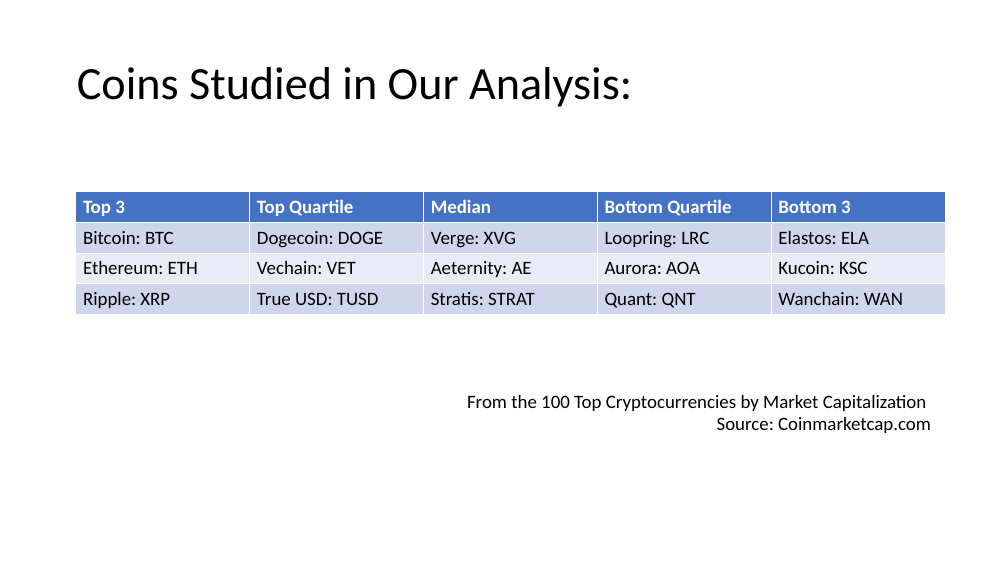
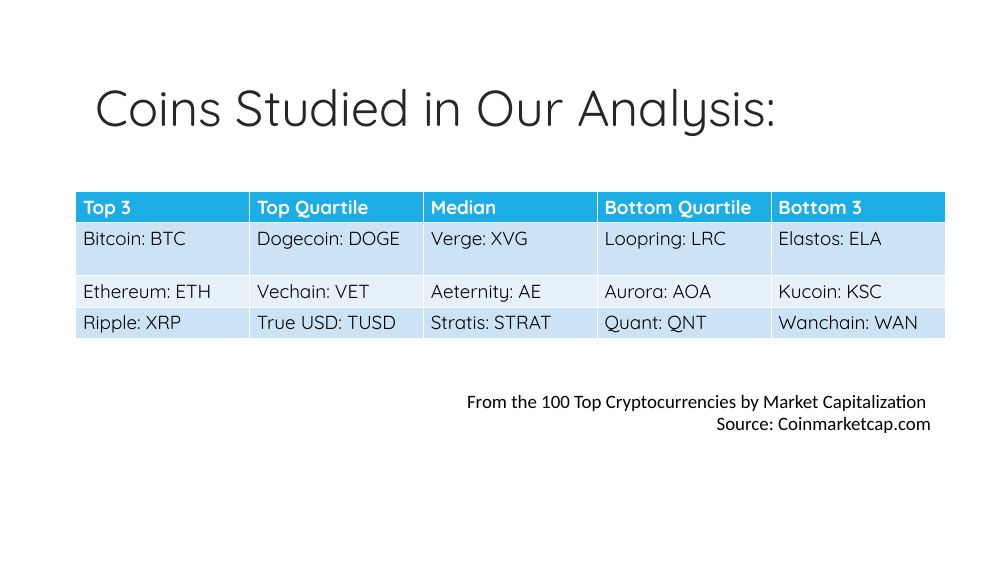
Before and after one commit to kevzha/CryptoAnalysis, a slide deck: slide 4 of Crypto Presentation.ppt. Drawn at 1008x567 pixels with LibreOffice and Linux fonts; fonts in the diff are those of the drawing; background and template pictures are left out. Boxes give left, top, right and bottom in pixels: in the first picture for what was removed or moved away, otherwise in the second. Text is boxed around its words. In the diff, an @@ line names an element or a change of style, - is before the commit and + after.

Commit message:
ppt formatting

```diff
--- a/Crypto Presentation.ppt
+++ b/Crypto Presentation.ppt
@@ title "Coins Studied in Our Analysis:" moved from (x1=77, y1=67, x2=632, y2=107) to (x1=96, y1=88, x2=775, y2=136) @@
@@ title "Coins Studied in Our Analysis:" at (x1=96, y1=88, x2=775, y2=136): size 44 to 48 pt, font Calibri to Quicksand, text colour #000000 to #262626 @@
@@ table at (x1=76, y1=191, x2=945, y2=337) @@
@@ fill #4472C4 to #1CADE4 in row 1 @@
@@ fill #CFD5EA to #CCE3F5 in 10 cells @@
@@ fill #E9EBF5 to #E7F1FA in row 3 @@
@@ font Calibri to Quicksand @@
```
Also in this commit, not shown: 10 other slides changed.
